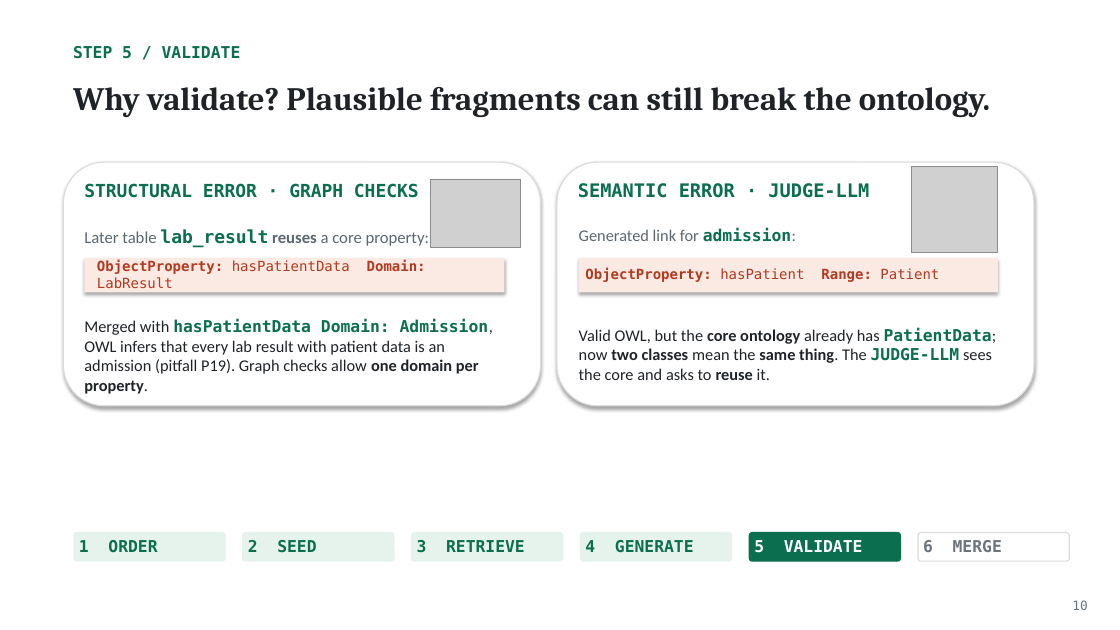
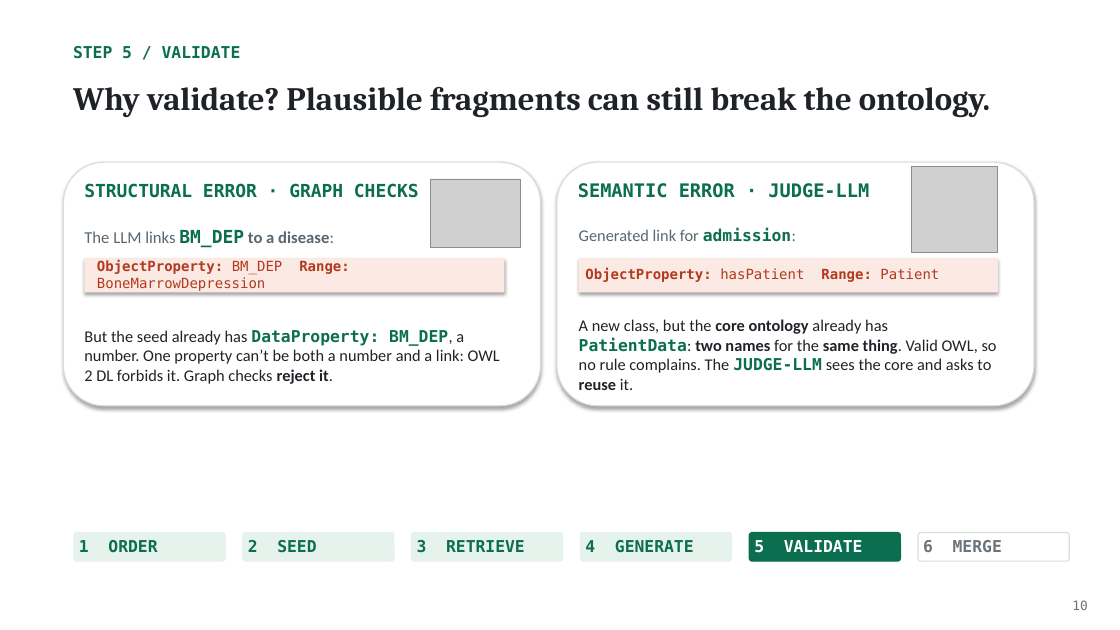
Before and after one commit to NadeenAhmad/rigor_private, a slide deck: slide 20 of presentation/RIGOR_ISWC2026_final.pptx. Drawn at 1120x630 pixels with LibreOffice and Linux fonts; fonts in the diff are those of the drawing; grey boxes stand for pictures. Boxes give left, top, right and bottom in pixels: in the first picture for what was removed or moved away, otherwise in the second. Text is boxed around its words. In the diff, an @@ line names an element or a change of style, - is before the commit and + after.

```diff
--- a/presentation/RIGOR_ISWC2026_final.pptx
+++ b/presentation/RIGOR_ISWC2026_final.pptx
@@ text at [84,230,334,248]: text changed; bold on @@
-Later table lab_result reuses a core property:
+The LLM links BM_DEP to a disease:
@@ text at [97,259,350,274]: text changed @@
-ObjectProperty: hasPatientData Domain: LabResult
+ObjectProperty: BM_DEP Range: BoneMarrowDepression
@@ text at [579,319,997,390]: text changed @@
-Valid OWL, but the core ontology already has PatientData; now two classes mean the same thing. The JUDGE-LLM sees the core and asks to reuse it.
+A new class, but the core ontology already has PatientData: two names for the same thing. Valid OWL, so no rule complains. The JUDGE-LLM sees the core and asks to reuse it.
@@ text at [84,330,500,384]: text changed @@
-Merged with hasPatientData Domain: Admission, OWL infers that every lab result with patient data is an admission (pitfall P19). Graph checks allow one domain per property.
+But the seed already has DataProperty: BM_DEP, a number. One property can’t be both a number and a link: OWL 2 DL forbids it. Graph checks reject it.
```
Also in this commit, not shown: 2 other slides changed, 5 other files.
